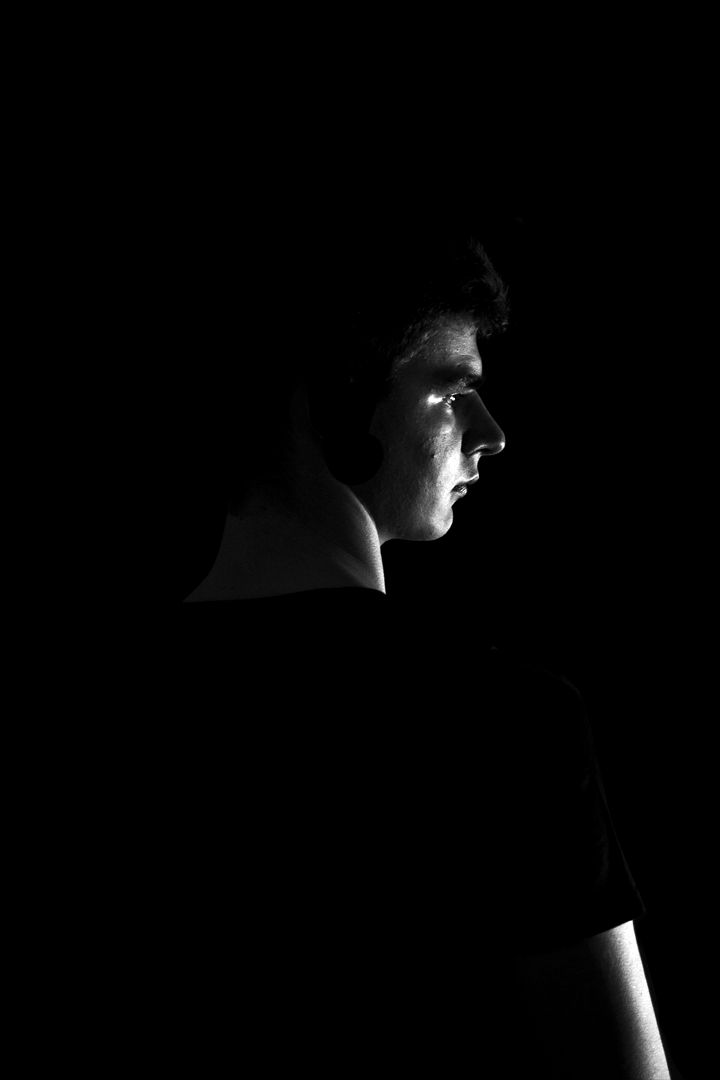
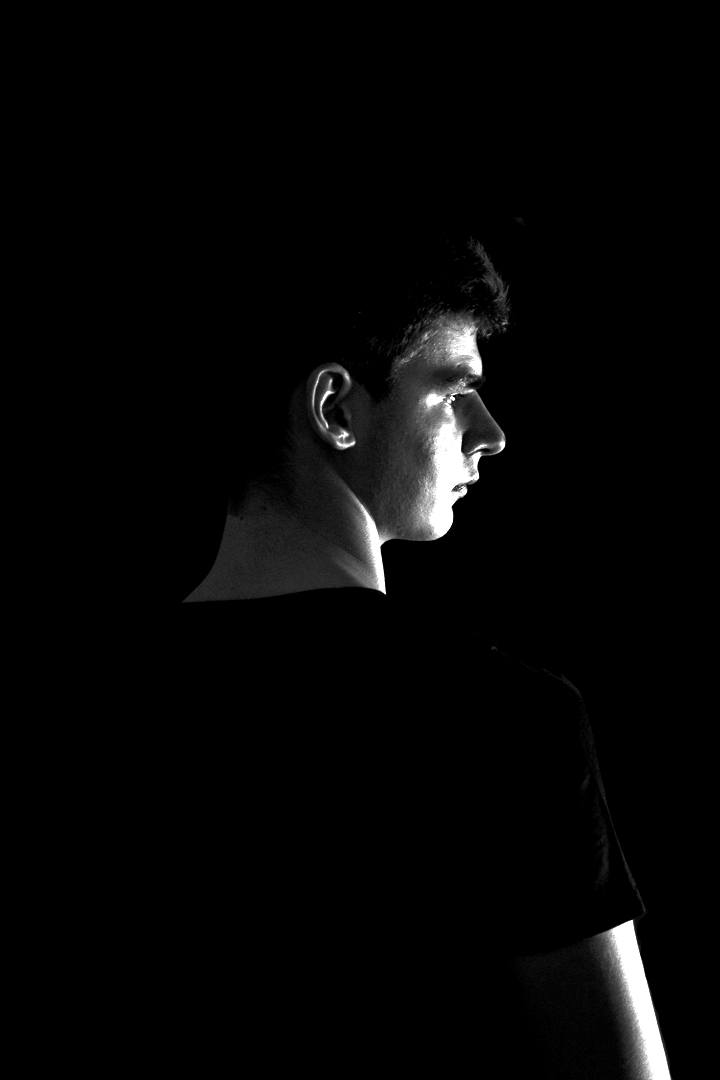
Comparing the layer stacks of the two 720×1080 images. Changes:
painted on "Calque 1" over 289, 260, 684, 1080
